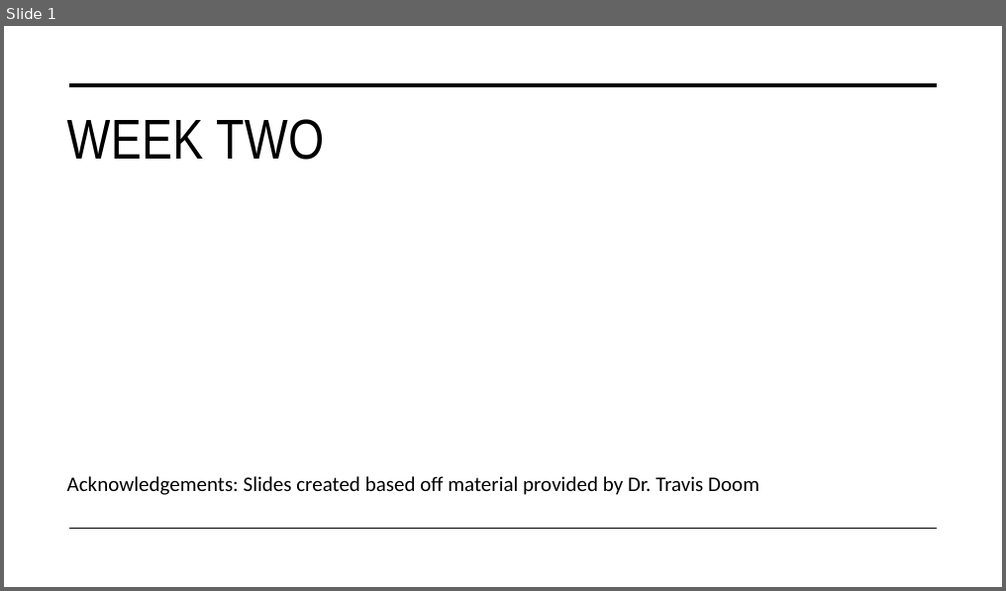
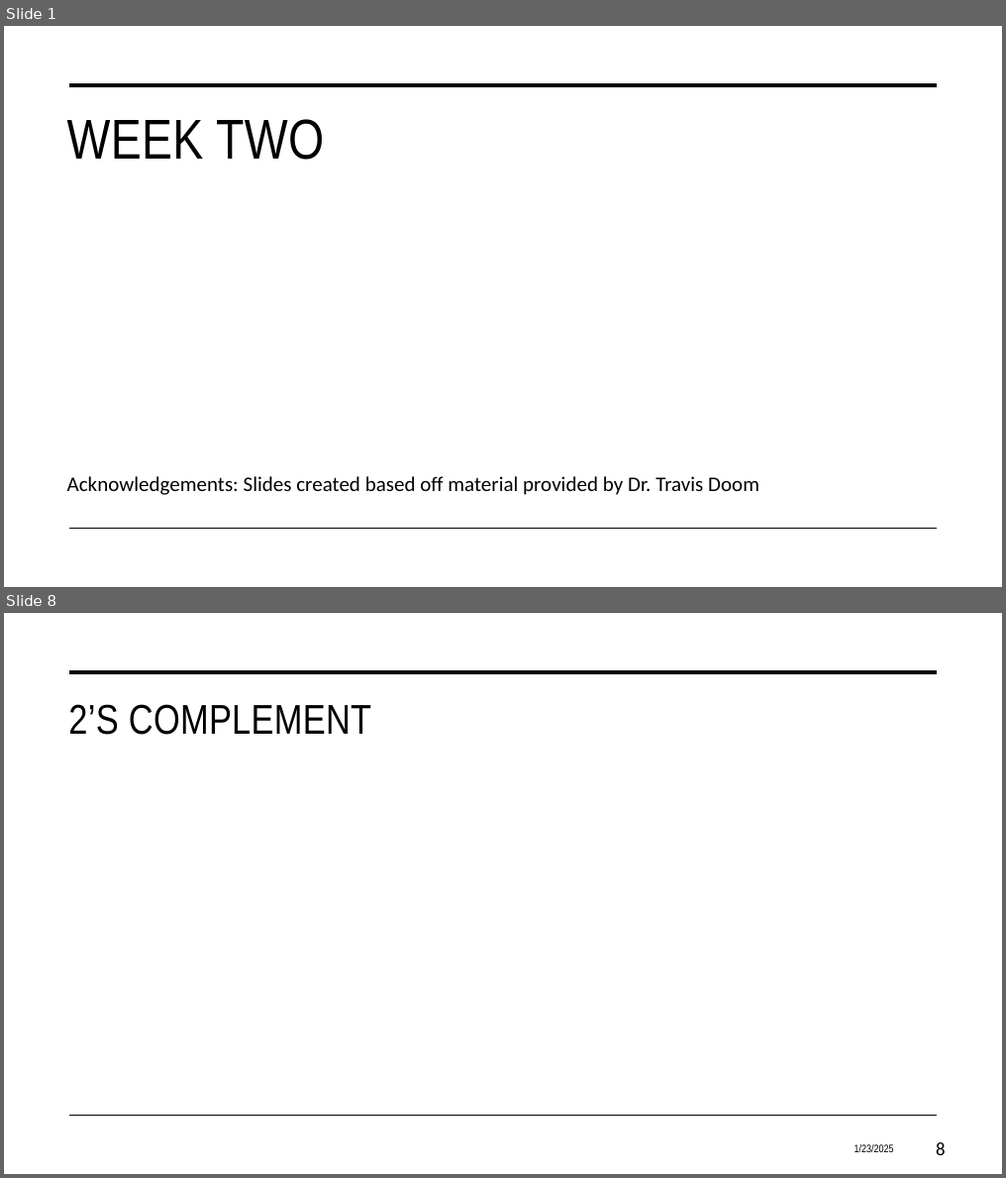
Before and after one commit to anderson79/cs1180-02_sp25, a slide deck: Week2/Week2.pptx. Shown one above the other, each under a label of ours: slide 1 before the commit, slides 1 and 8 after it; the slides between them are not shown. The pictures are 1006x591 and 1006x1178 pixels, drawn with LibreOffice and Linux fonts; fonts in the diff are those of the drawing. Boxes give left, top, right and bottom in pixels: in the first picture for what was removed or moved away, otherwise in the second. Text is boxed around its words. In the diff, an @@ line names an element or a change of style, - is before the commit and + after.

```diff
--- a/Week2/Week2.pptx
+++ b/Week2/Week2.pptx
@@ slide 8 added at bbox=[4, 613, 1002, 1174], background #FFFFFF; not listed: 2 template elements that a slide beside it also shows @@
@@ title added at bbox=[68, 704, 371, 735], 40 pt, text #000000 @@
+2’S COMPLEMENT
@@ text added at bbox=[854, 1145, 894, 1153], 10.5 pt, text #000000 @@
+1/23/2025
@@ page number added at bbox=[936, 1143, 945, 1156], 18 pt, text #000000 @@
+8
```
Also in this commit, not shown: 9 slides changed, 3 other slides added, 2 other files.
